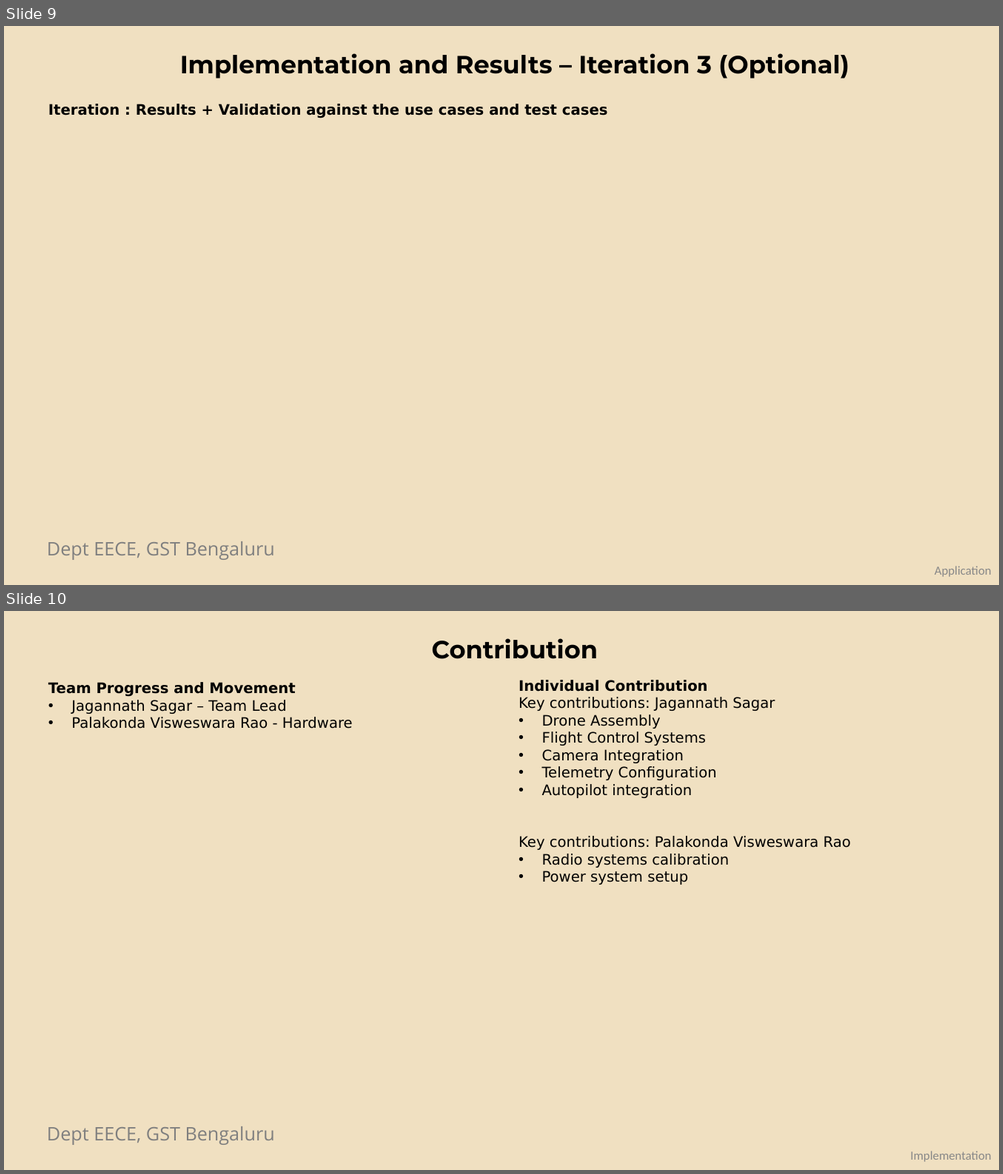
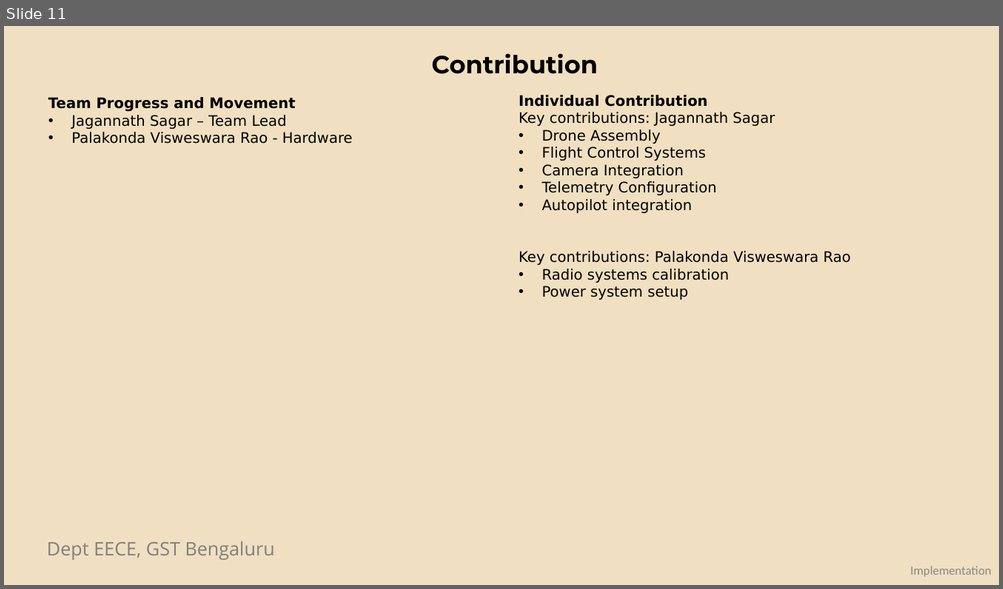
Before and after one commit to KJ-Sagar/Capstone-Project, a slide deck: Updated_Emergency_Drone_Presentation.pptx. Shown one above the other, each under a label of ours: slides 9 and 10 before the commit, slide 11 after it. The pictures are 1003x1174 and 1003x589 pixels, drawn with LibreOffice and Linux fonts; fonts in the diff are those of the drawing; background and template pictures are left out. Boxes give left, top, right and bottom in pixels: in the first picture for what was removed or moved away, otherwise in the second. Text is boxed around its words. In the diff, an @@ line names an element or a change of style, - is before the commit and + after.

```diff
--- a/Updated_Emergency_Drone_Presentation.pptx
+++ b/Updated_Emergency_Drone_Presentation.pptx
@@ slide 9 removed at (x1=4, y1=26, x2=999, y2=585), background #F0E0C1; not listed: 1 template element that a slide beside it also shows @@
@@ text removed at (x1=180, y1=53, x2=848, y2=79) @@
-Implementation and Results – Iteration 3 (Optional)
@@ text removed at (x1=48, y1=104, x2=608, y2=118) @@
-Iteration : Results + Validation against the use cases and test cases
@@ text removed at (x1=934, y1=566, x2=991, y2=577) @@
-Application
@@ what was slide 10 is now slide 11 @@
```
Also in this commit, not shown: 6 slides changed, 5 slides added, 1 other slide removed, 3 other files.
